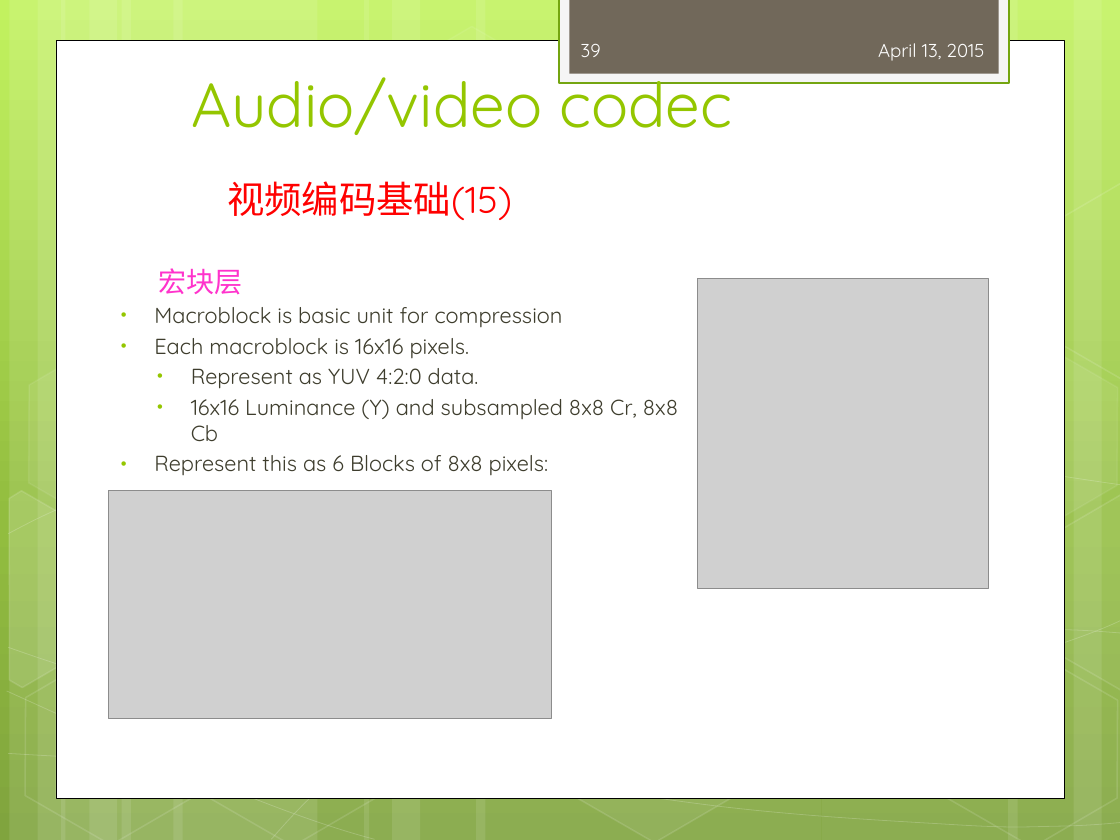
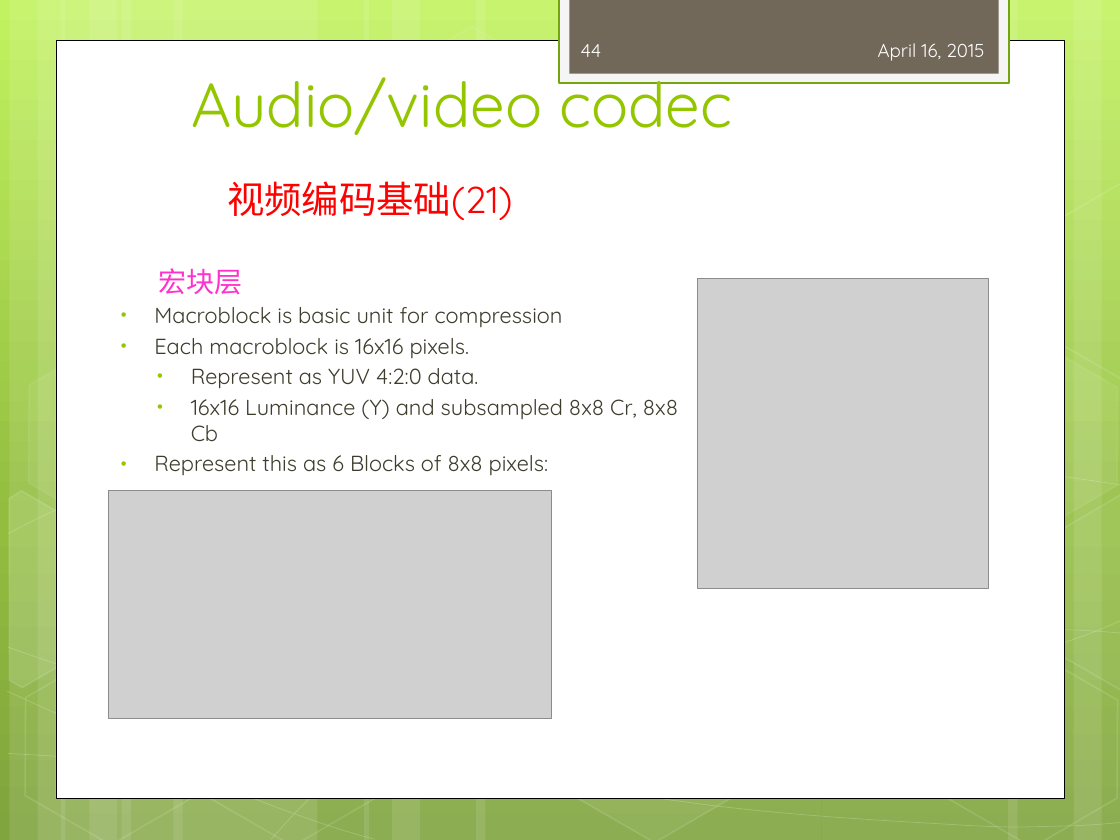
Before and after one commit to peterjerry/MeetSDK, a slide deck: slide 44 of engine2/Doc/training/mediaplayer_training.pptx (slide 39 before the commit). Drawn at 1120x840 pixels with LibreOffice and Linux fonts; fonts in the diff are those of the drawing; grey boxes stand for pictures. Boxes give left, top, right and bottom in pixels: in the first picture for what was removed or moved away, otherwise in the second. Text is boxed around its words. In the diff, an @@ line names an element or a change of style, - is before the commit and + after.

```diff
--- a/engine2/Doc/training/mediaplayer_training.pptx
+++ b/engine2/Doc/training/mediaplayer_training.pptx
@@ page number at (581,44,602,57): text changed @@
-39
+44
@@ text at (878,43,984,61): text changed @@
-April 13, 2015
+April 16, 2015
@@ text at (227,181,513,220): text changed @@
-视频编码基础(15)
+视频编码基础(21)
```
Also in this commit, not shown: 44 other slides changed, 12 slides added, 4 other files.
